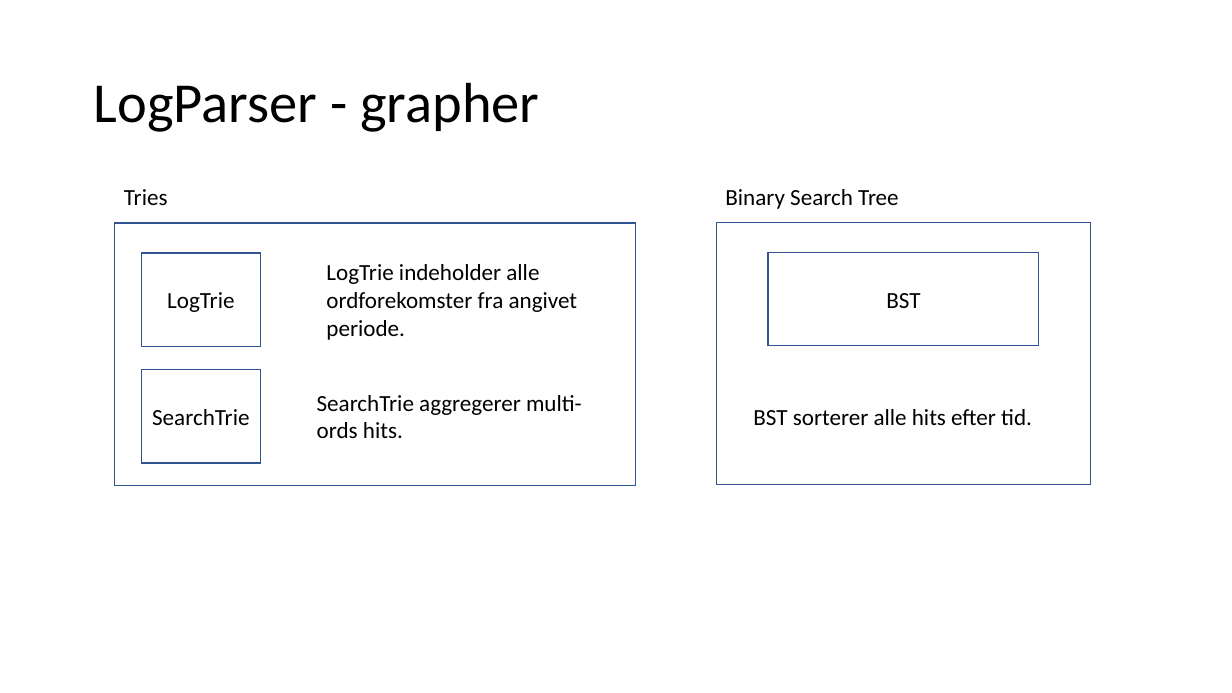
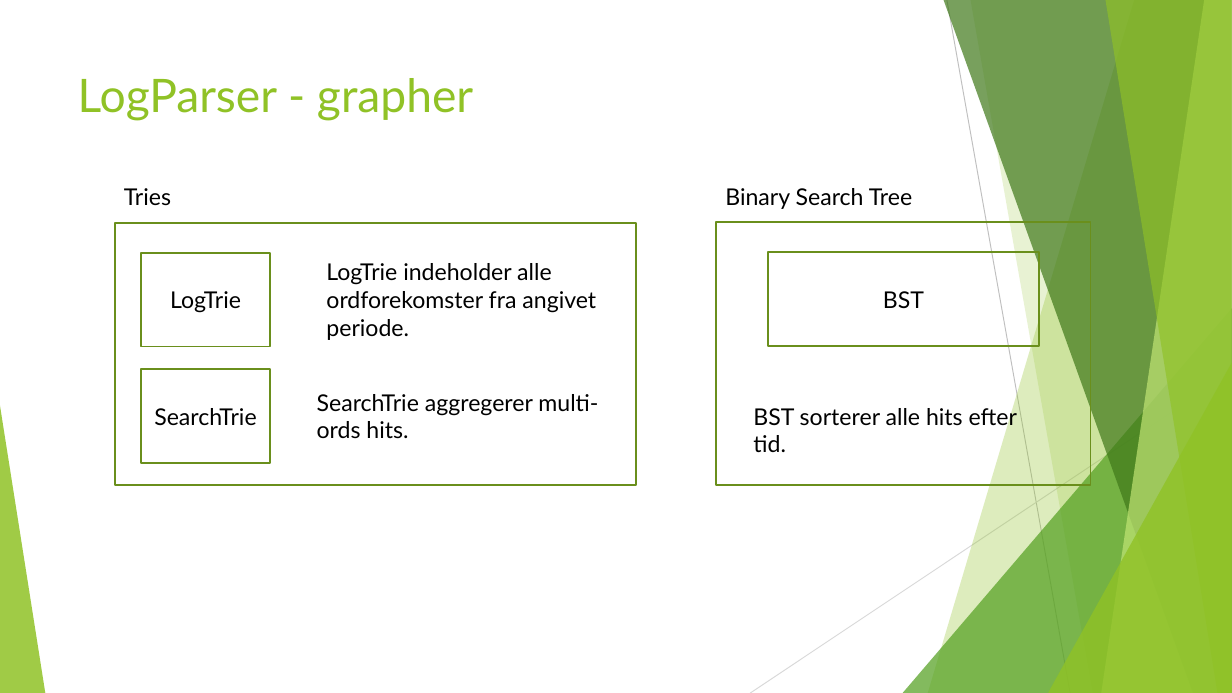
Before and after one commit to FaderVader/CPH_Afgangsprojekt_2022, a slide deck: slide 11 of LogSearcher.pptx (slide 10 before the commit). Drawn at 1232x693 pixels with LibreOffice and Linux fonts; fonts in the diff are those of the drawing. Boxes give left, top, right and bottom in pixels: in the first picture for what was removed or moved away, otherwise in the second. Text is boxed around its words. In the diff, an @@ line names an element or a change of style, - is before the commit and + after.

```diff
--- a/LogSearcher.pptx
+++ b/LogSearcher.pptx
@@ title "LogParser - grapher": place and size @@
-title "LogParser - grapher" at <box>94,82,539,132</box>
+title "LogParser - grapher" at <box>78,78,473,121</box>
@@ title "LogParser - grapher" at <box>78,78,473,121</box>: size 44 to 36 pt, font Calibri to Lato, text colour #000000 to #90C226; line spacing 0.9 to 1; vertical alignment middle to top @@
@@ rectangle at <box>115,223,636,485</box>: outline #325491 1 pt to #6B901C 1.5 pt @@
@@ rectangle at <box>716,223,1091,485</box>: outline #325491 1 pt to #6B901C 1.5 pt @@
@@ rectangle "LogTrie": place and size @@
-rectangle "LogTrie" at <box>141,253,261,347</box>
+rectangle "LogTrie" at <box>141,253,270,347</box>
@@ font Calibri to Lato; outline #325491 1 pt to #6B901C 1.5 pt in 3 elements at <box>768,252,1039,346</box>, <box>141,253,270,347</box>, <box>141,370,270,463</box> @@
@@ rectangle "SearchTrie": place and size @@
-rectangle "SearchTrie" at <box>141,370,261,463</box>
+rectangle "SearchTrie" at <box>141,370,270,463</box>
@@ group added at <box>0,0,1232,693</box>: 5 freeform shapes, 3 triangles, 2 lines @@
@@ font Calibri to Lato in 5 elements at <box>124,188,171,206</box>, <box>725,188,912,209</box>, <box>326,263,596,340</box>, <box>317,394,598,439</box>, <box>753,404,1017,452</box> @@
```
Also in this commit, not shown: 17 other slides changed, 1 slide added, 1 other file.
